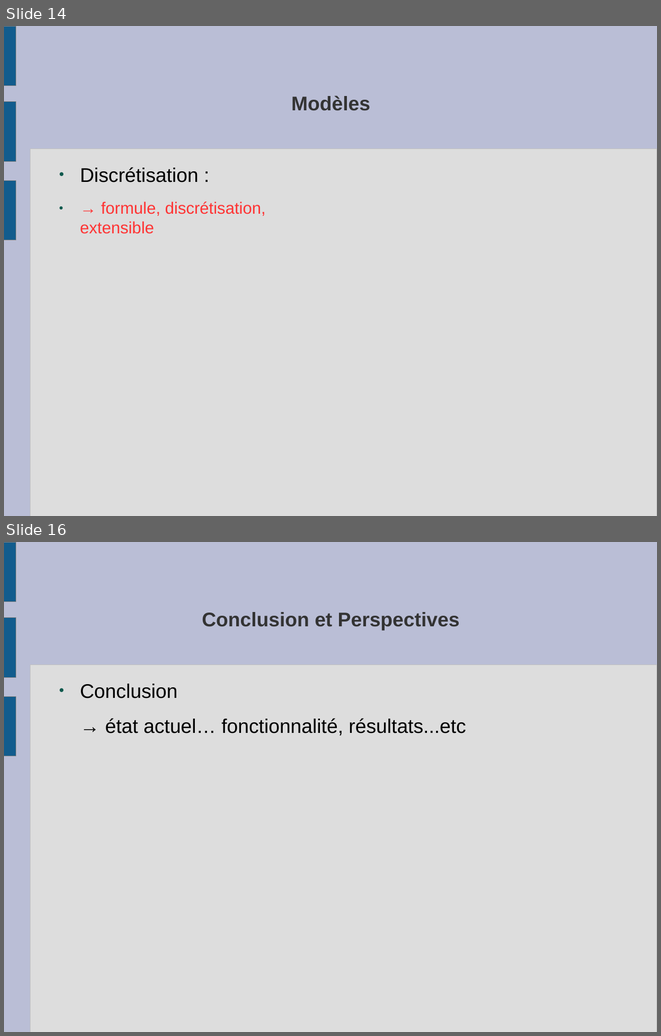
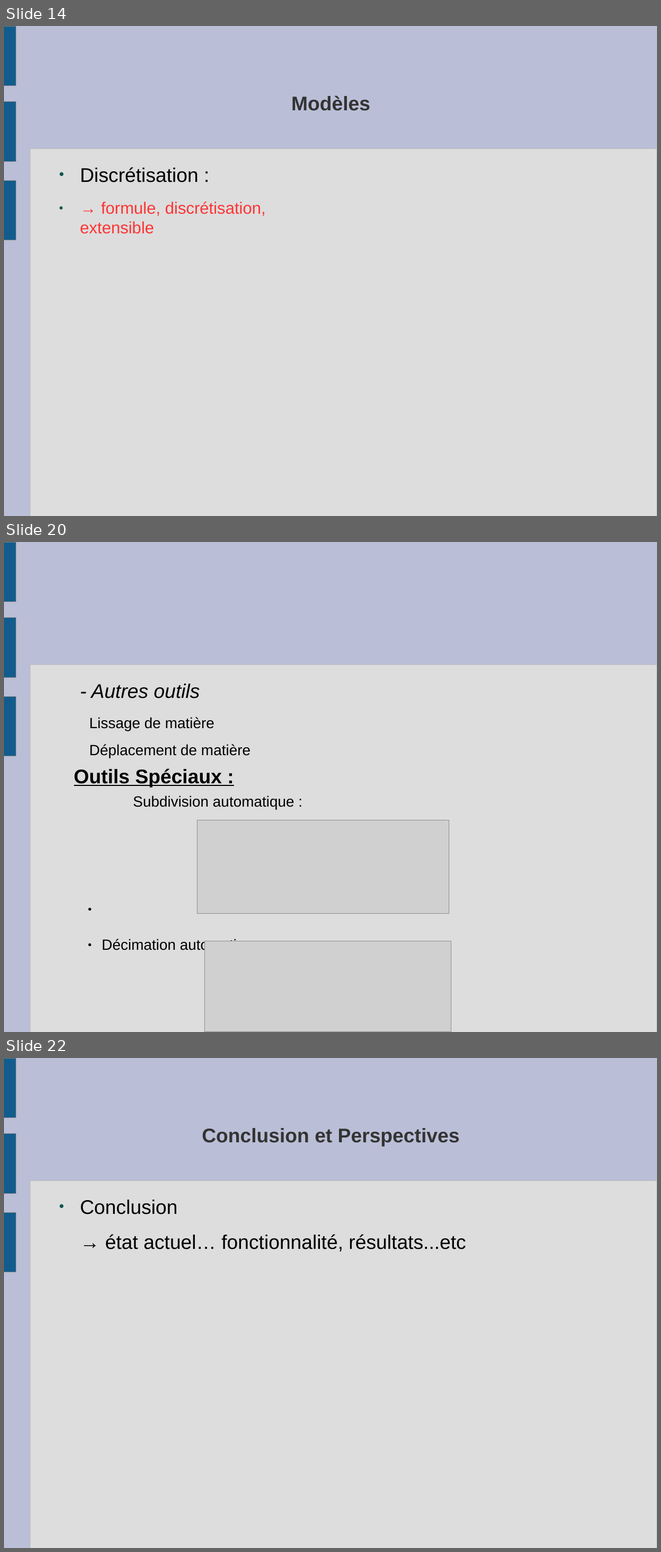
Before and after one commit to slvrgauthier/OpenSculpt, a slide deck: Documentation/Soutenance.odp. Shown one above the other, each under a label of ours: slides 14 and 16 before the commit, slides 14, 20 and 22 after it; the slides between them are not shown. The pictures are 661x1036 and 661x1552 pixels, drawn with LibreOffice and Linux fonts; fonts in the diff are those of the drawing; grey boxes stand for pictures. Boxes give left, top, right and bottom in pixels: in the first picture for what was removed or moved away, otherwise in the second. Text is boxed around its words. In the diff, an @@ line names an element or a change of style, - is before the commit and + after.

```diff
--- a/Documentation/Soutenance.odp
+++ b/Documentation/Soutenance.odp
@@ slide 20 added at (4,542,657,1032), background #BABED6; not listed: 4 template elements that a slide beside it also shows @@
@@ text added at (89,684,250,758), 18 pt, text #000000 @@
+- Autres outils
+  Lissage de matière
+  Déplacement de matière
@@ text added at (74,768,294,953), 18 pt, text #000000 @@
+Outils Spéciaux :
+Subdivision automatique :
+  ● Décimation automatique :
@@ picture added at (197,820,449,913) @@
@@ picture added at (205,941,451,1032) @@
@@ what was slide 16 is now slide 22 @@
```
Also in this commit, not shown: 6 other slides added, 1 slide removed, 2 other files.
